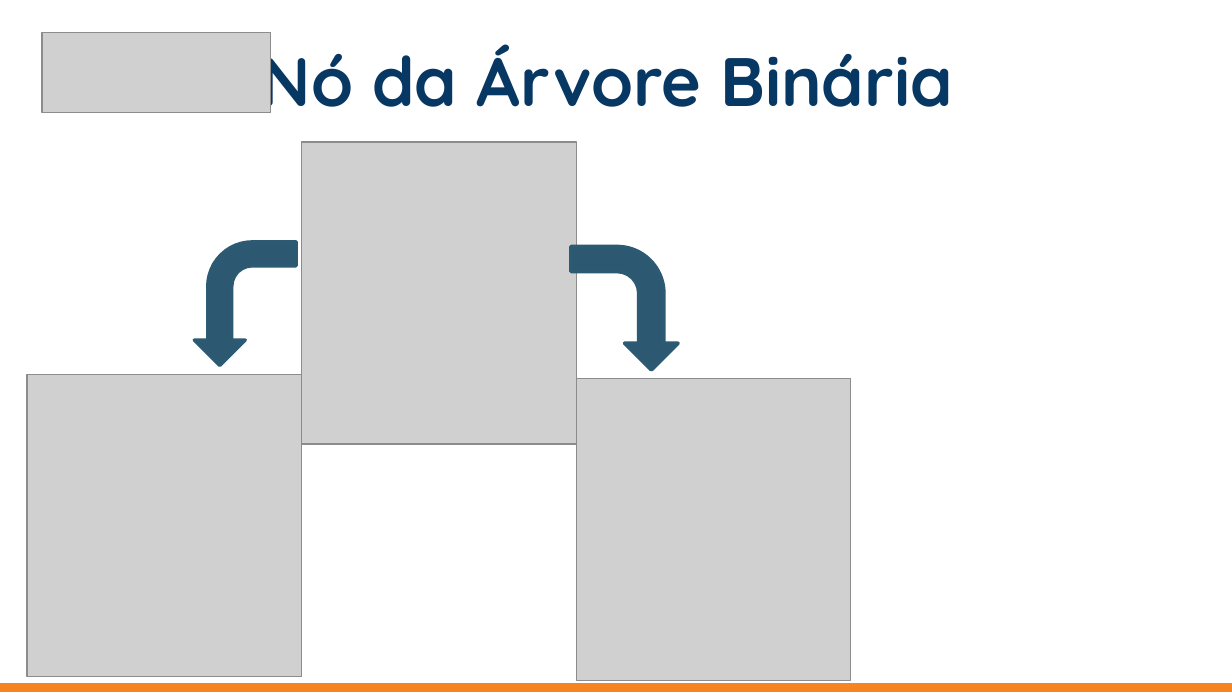
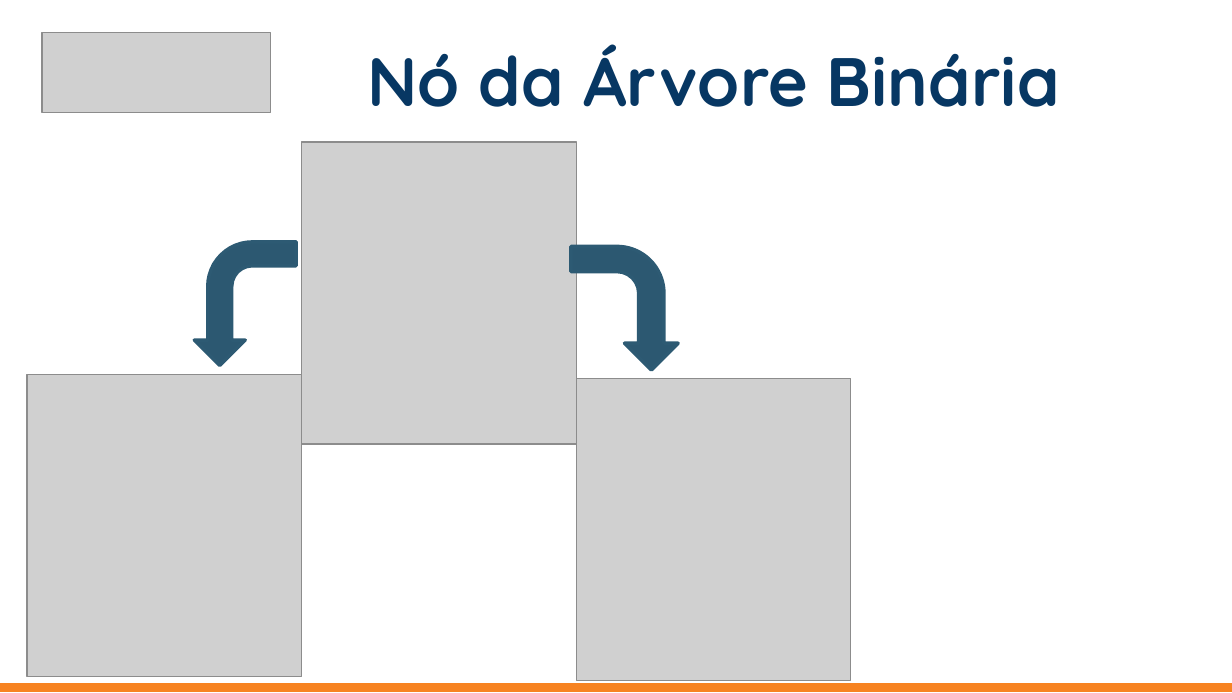
Before and after one commit to jrdutra/estruturaDeDadosJavaDio, a slide deck: slide 6 of apresentacoes/Aula7/Etapa2.pptx. Drawn at 1232x693 pixels with LibreOffice and Linux fonts; fonts in the diff are those of the drawing; grey boxes stand for pictures. Boxes give left, top, right and bottom in pixels: in the first picture for what was removed or moved away, otherwise in the second. Text is boxed around its words. In the diff, an @@ line names an element or a change of style, - is before the commit and + after.

Commit message:
Correção Arvore Binária

```diff
--- a/apresentacoes/Aula7/Etapa2.pptx
+++ b/apresentacoes/Aula7/Etapa2.pptx
@@ subtitle "Nó da Árvore Binária" rewrapped from <box>261,35,953,113</box> to <box>368,44,1060,107</box> @@
```
Also in this commit, not shown: 4 other files.
